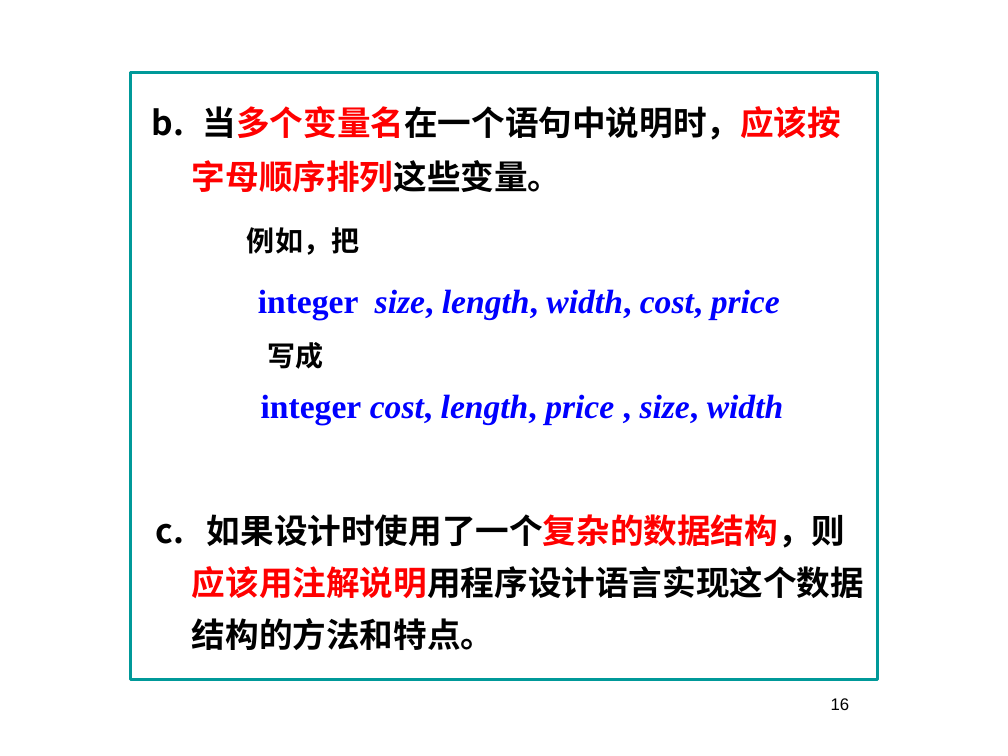
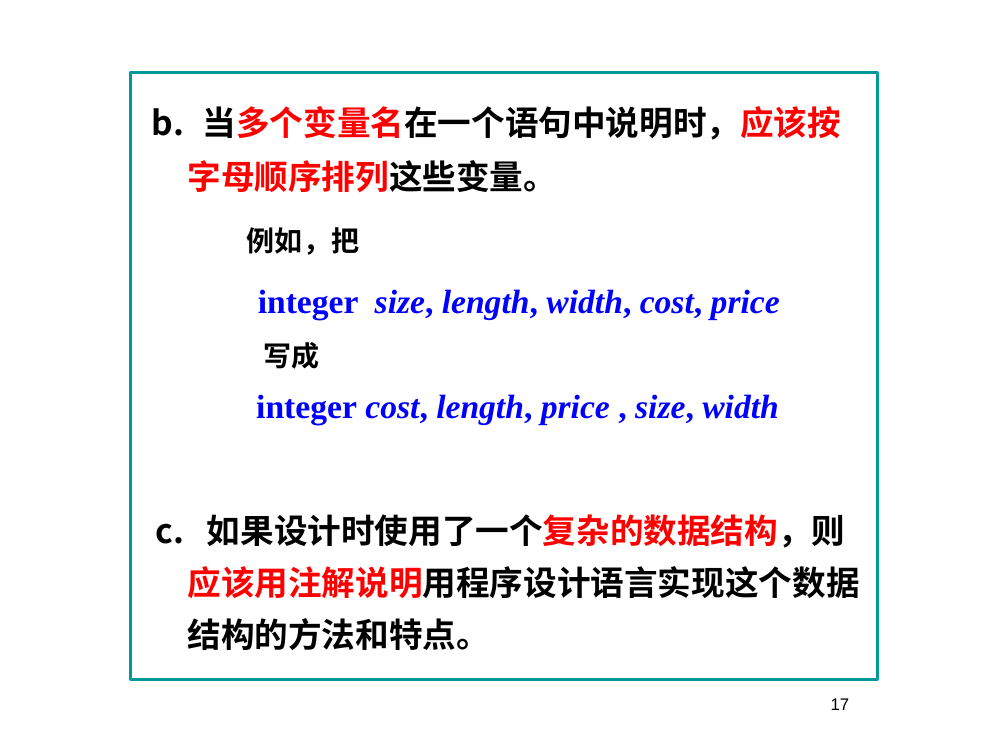
Before and after one commit to 3d-fishing/3D-app, a slide deck: slide 17 of 软件工程基础7.1.pptx (slide 16 before the commit). Drawn at 1008x756 pixels with LibreOffice and Linux fonts; fonts in the diff are those of the drawing; background and template pictures are left out. Boxes give left, top, right and bottom in pixels: in the first picture for what was removed or moved away, otherwise in the second. Text is boxed around its words. In the diff, an @@ line names an element or a change of style, - is before the commit and + after.

```diff
--- a/软件工程基础7.1.pptx
+++ b/软件工程基础7.1.pptx
@@ text "b. 当多个变量名在一个语句中说明时，应该按字母顺序排列这些变量。" at (130,73,877,679): font Times New Roman to Noto Sans CJK SC in "例如，把", "写成"; indent changed @@
@@ page number removed at (831,698,850,710) @@
-16
@@ page number added at (831,698,850,710), 12 pt, text #000000 @@
+17
```
Also in this commit, not shown: 30 other slides changed, 5 slides added, 2 slides removed.
